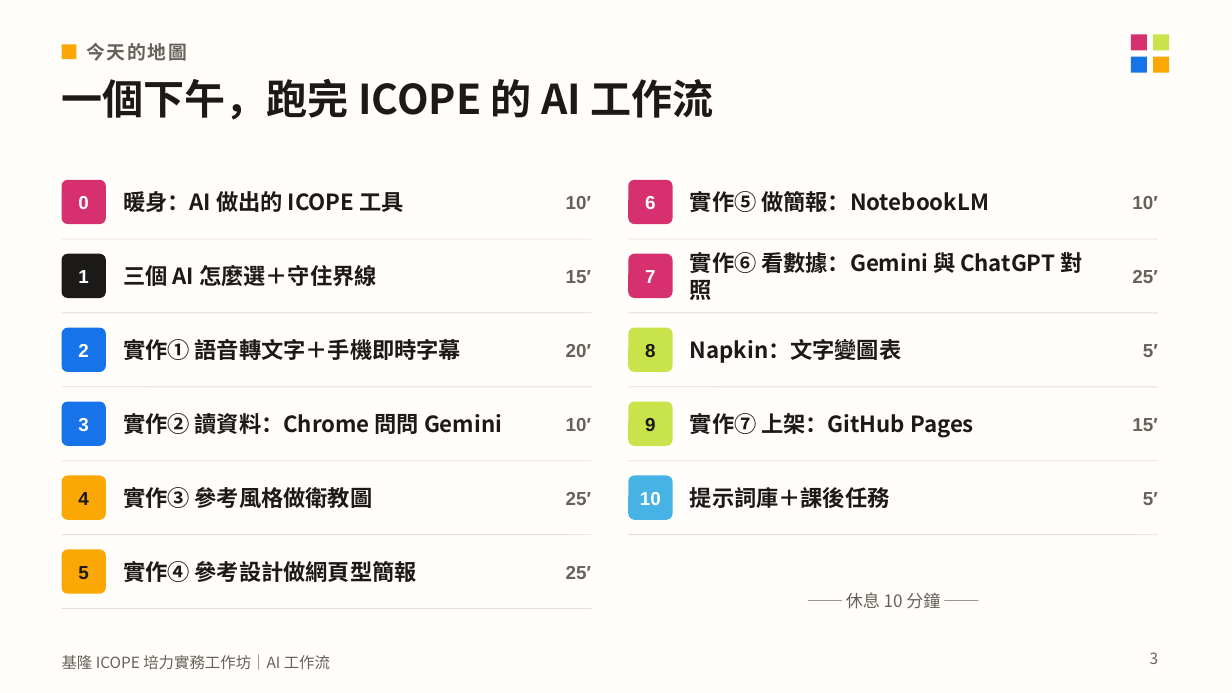
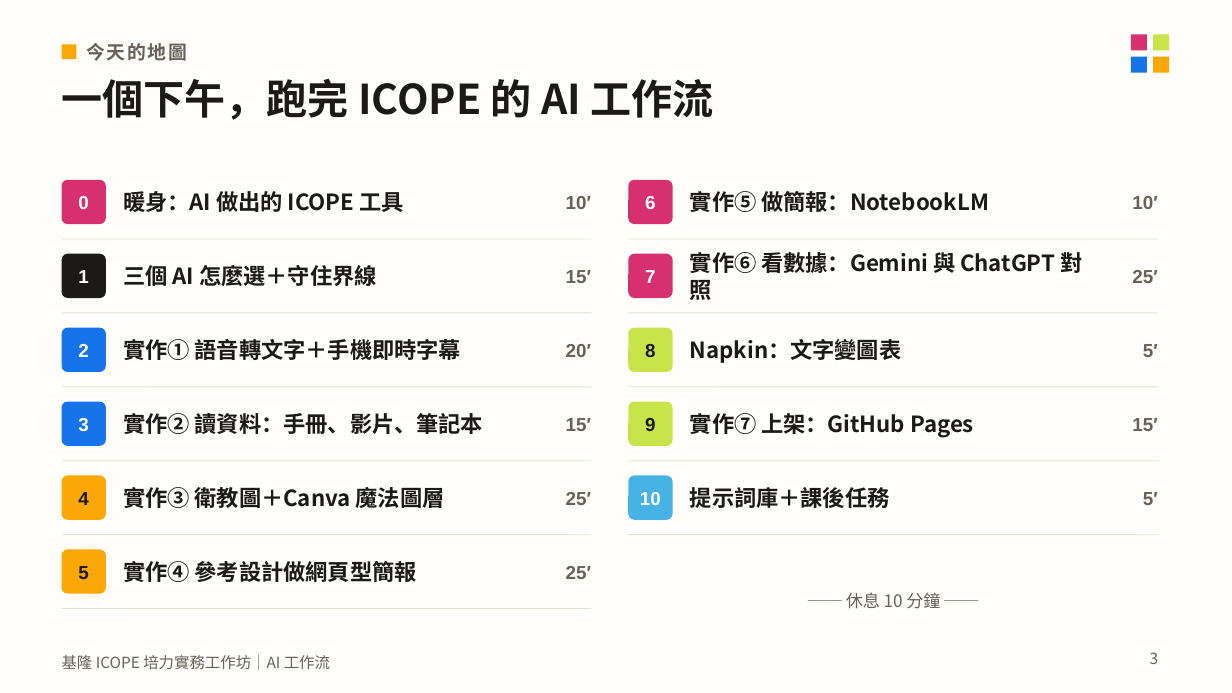
Before and after one commit to mattsue1003/keelung-icope-ai, a slide deck: slide 3 of 基隆ICOPE_AI工作坊_講義.pptx. Drawn at 1232x693 pixels with LibreOffice and Linux fonts; fonts in the diff are those of the drawing. Boxes give left, top, right and bottom in pixels: in the first picture for what was removed or moved away, otherwise in the second. Text is boxed around its words. In the diff, an @@ line names an element or a change of style, - is before the commit and + after.

```diff
--- a/基隆ICOPE_AI工作坊_講義.pptx
+++ b/基隆ICOPE_AI工作坊_講義.pptx
@@ text at [123, 413, 483, 434]: text changed @@
-實作② 讀資料：Chrome 問問 Gemini
+實作② 讀資料：手冊、影片、筆記本
@@ text at [566, 418, 591, 431]: text changed @@
-10′
+15′
@@ text at [123, 487, 445, 508]: text changed @@
-實作③ 參考風格做衛教圖
+實作③ 衛教圖＋Canva 魔法圖層
```
Also in this commit, not shown: 2 other slides changed, 8 slides added, 1 slide removed, 26 other files.
